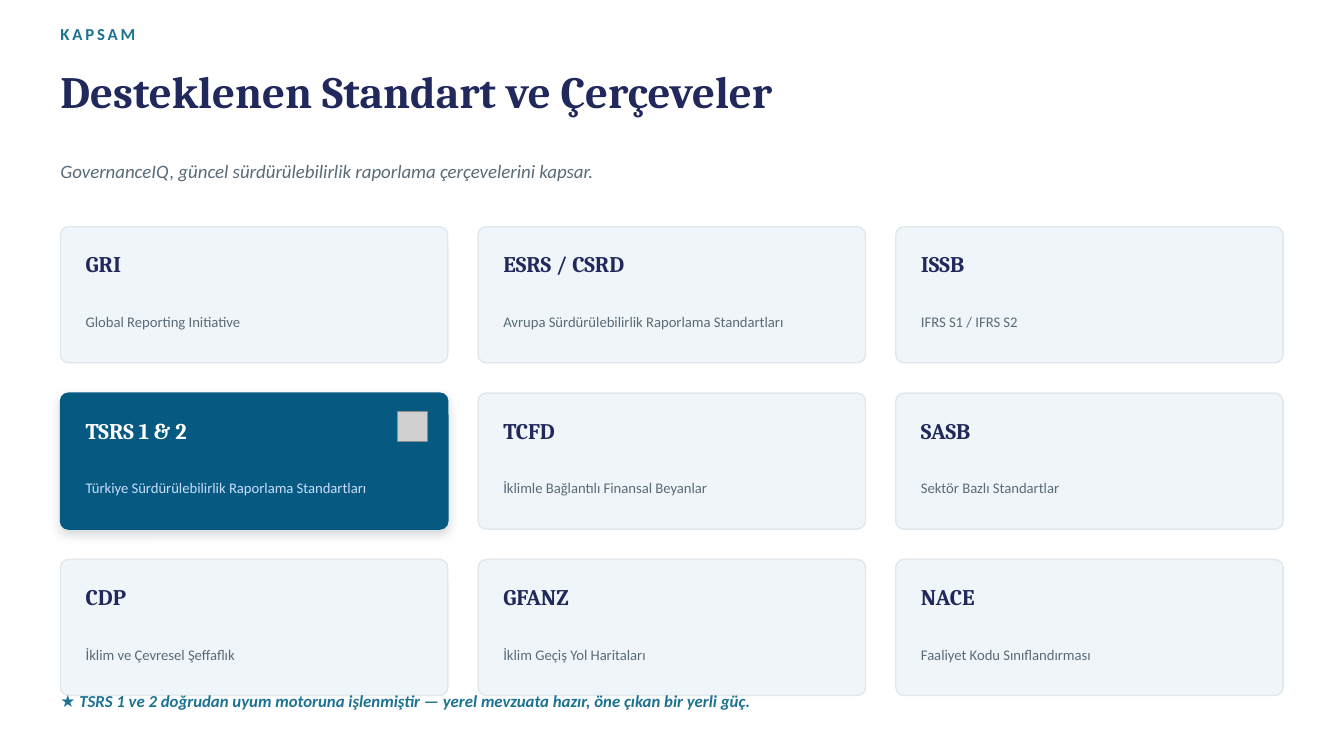
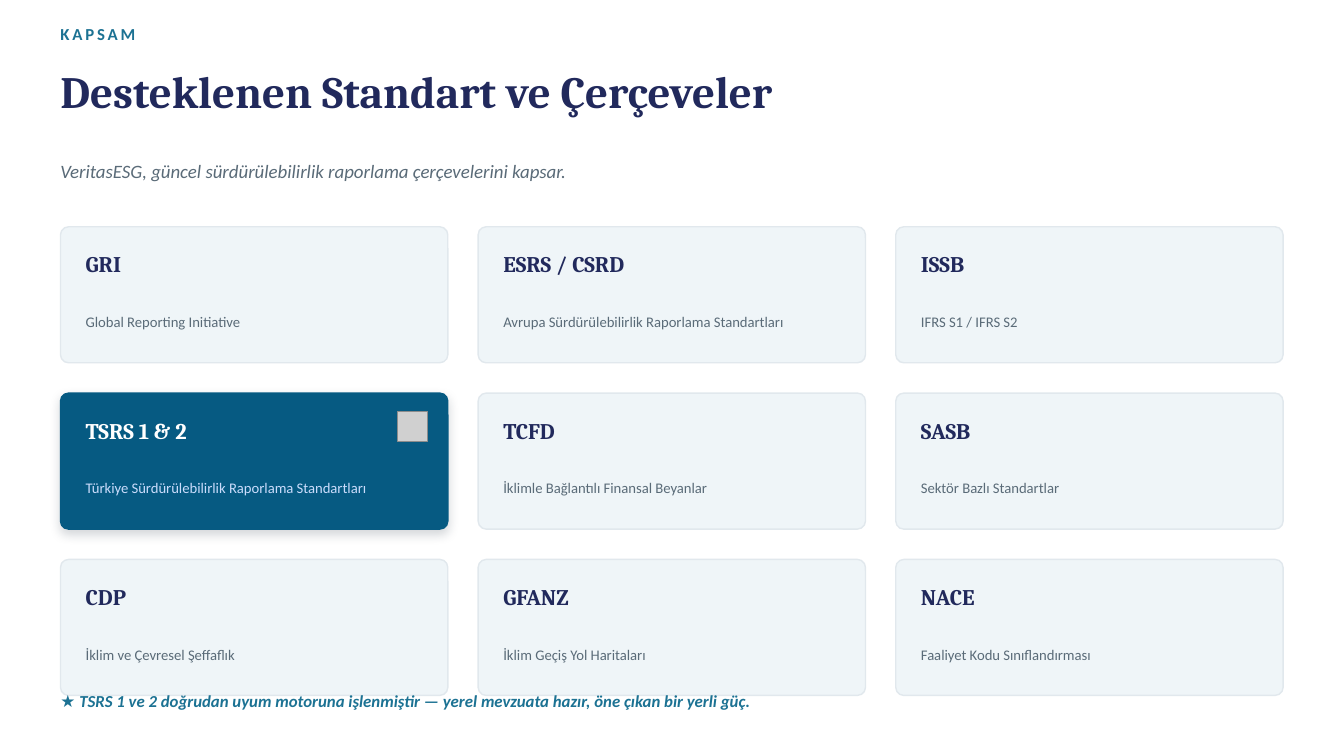
Before and after one commit to hakant66/VeritasESG, a slide deck: slide 10 of public/presentations/VeritasESG_Sunumu.pptx. Drawn at 1344x756 pixels with LibreOffice and Linux fonts; fonts in the diff are those of the drawing; grey boxes stand for pictures. Boxes give left, top, right and bottom in pixels: in the first picture for what was removed or moved away, otherwise in the second. Text is boxed around its words. In the diff, an @@ line names an element or a change of style, - is before the commit and + after.

Commit message:
Rebrand slide deck content to VeritasESG; sync package-lock name

```diff
--- a/public/presentations/VeritasESG_Sunumu.pptx
+++ b/public/presentations/VeritasESG_Sunumu.pptx
@@ text at [60,165,566,181]: text changed @@
-GovernanceIQ, güncel sürdürülebilirlik raporlama çerçevelerini kapsar.
+VeritasESG, güncel sürdürülebilirlik raporlama çerçevelerini kapsar.
```
Also in this commit, not shown: 5 other slides changed, 1 other file.
